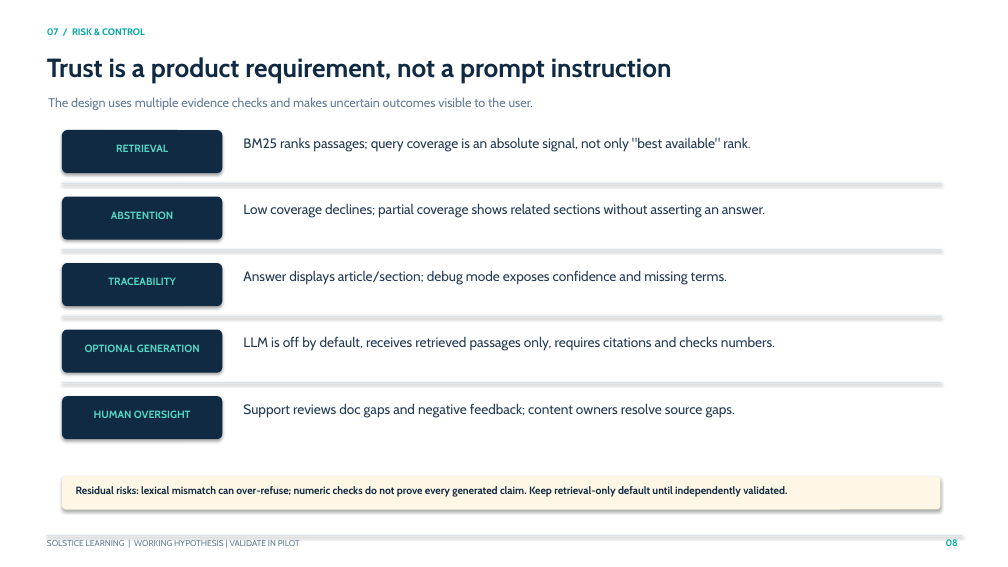
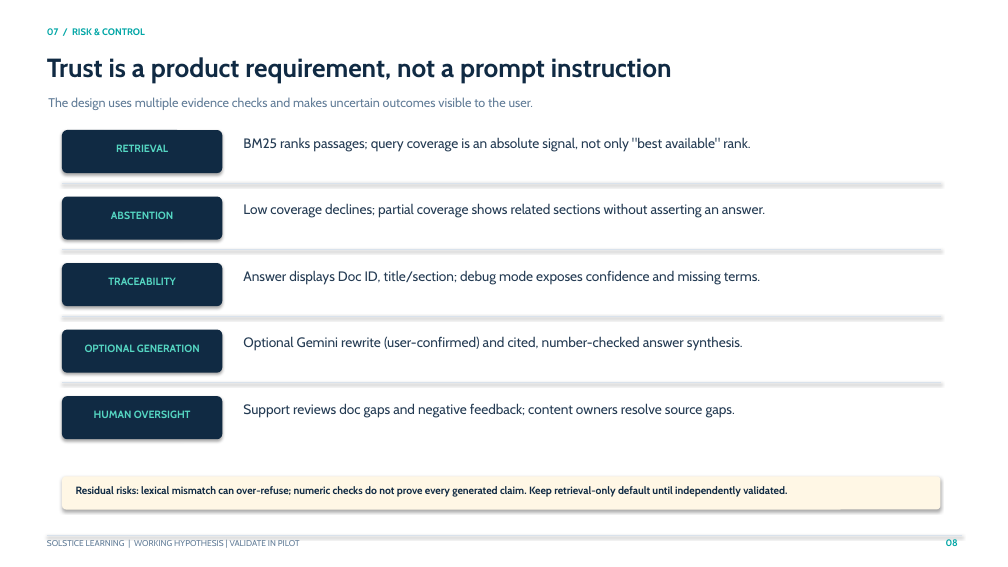
Before and after one commit to abhipach/SOLSTICE-Docs-Assistant, a slide deck: slide 8 of Solstice_Docs_QA_Executive_Proposal.pptx. Drawn at 1008x567 pixels with LibreOffice and Linux fonts; fonts in the diff are those of the drawing. Boxes give left, top, right and bottom in pixels: in the first picture for what was removed or moved away, otherwise in the second. Text is boxed around its words. In the diff, an @@ line names an element or a change of style, - is before the commit and + after.

```diff
--- a/Solstice_Docs_QA_Executive_Proposal.pptx
+++ b/Solstice_Docs_QA_Executive_Proposal.pptx
@@ text at [243,270,760,285]: text changed @@
-Answer displays article/section; debug mode exposes confidence and missing terms.
+Answer displays Doc ID, title/section; debug mode exposes confidence and missing terms.
@@ text at [243,336,743,351]: text changed @@
-LLM is off by default, receives retrieved passages only, requires citations and checks numbers.
+Optional Gemini rewrite (user-confirmed) and cited, number-checked answer synthesis.
```
Also in this commit, not shown: 2 other slides changed, 3 other files.
